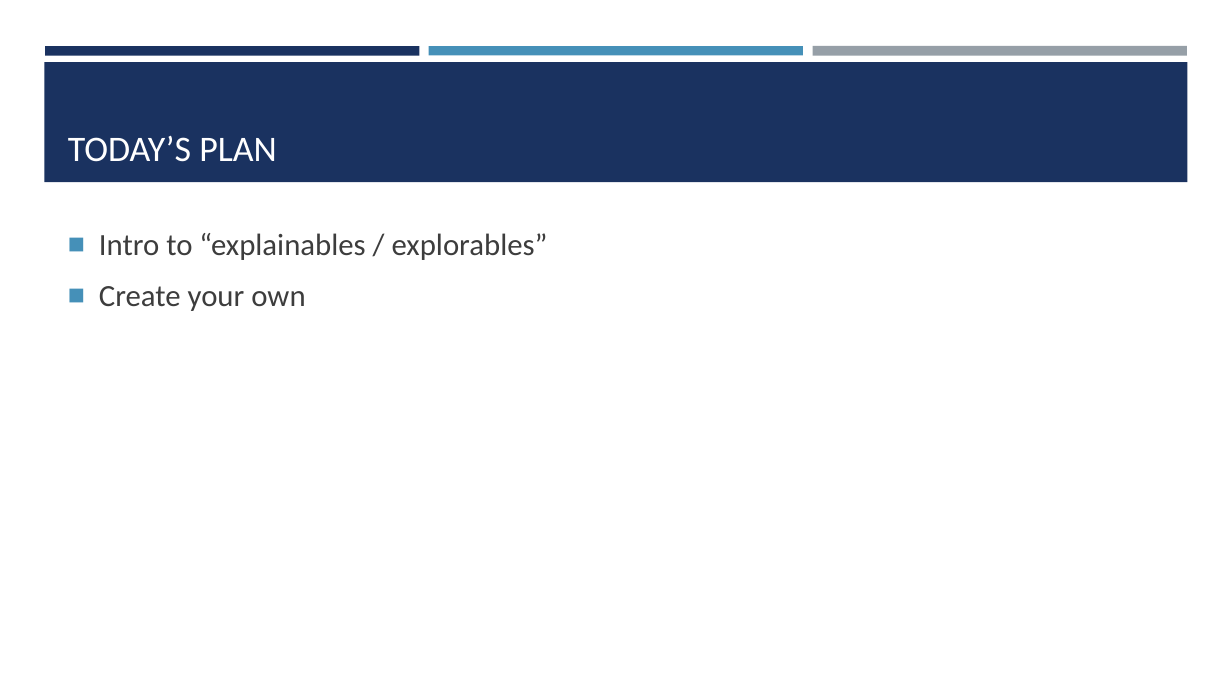
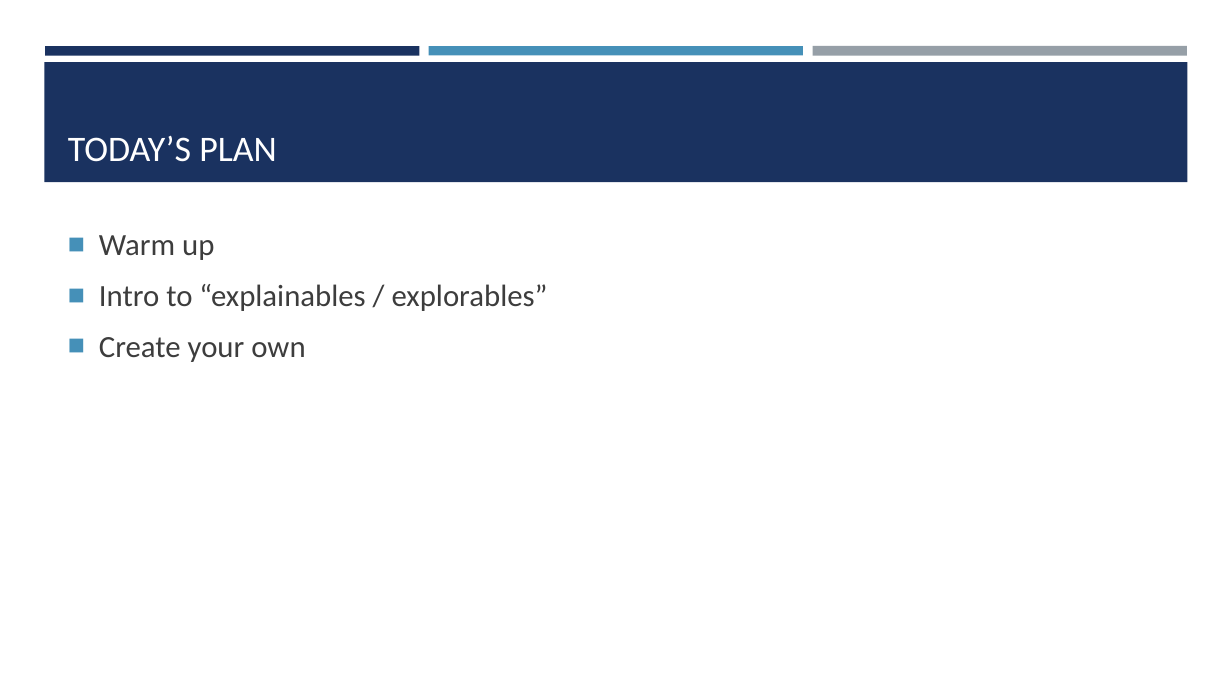
Before and after one commit to amosca01/SDS-CSC235, a slide deck: slide 2 of slides/18-XAI-lab.pptx. Drawn at 1232x693 pixels with LibreOffice and Linux fonts; fonts in the diff are those of the drawing. Boxes give left, top, right and bottom in pixels: in the first picture for what was removed or moved away, otherwise in the second. Text is boxed around its words. In the diff, an @@ line names an element or a change of style, - is before the commit and + after.

```diff
--- a/slides/18-XAI-lab.pptx
+++ b/slides/18-XAI-lab.pptx
@@ text at (99, 235, 214, 260): paragraph added @@
+■ Warm up
```
Also in this commit, not shown: 2 slides added, 8 other files.
